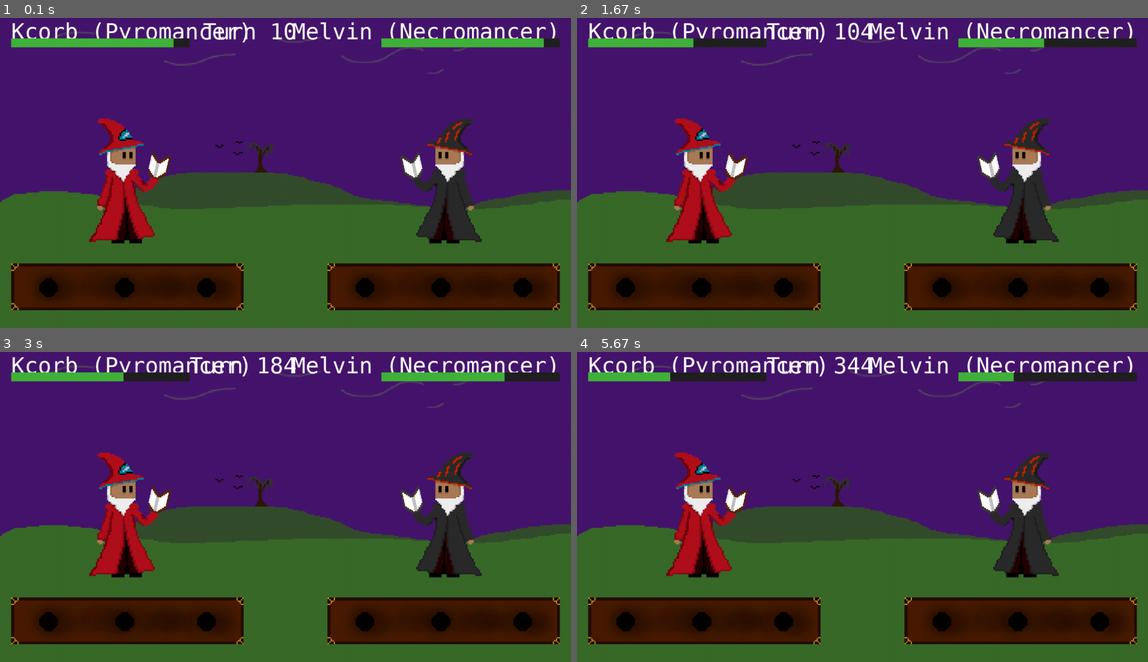
Above: before the commit, frames 1-4 (two rows, left to right).
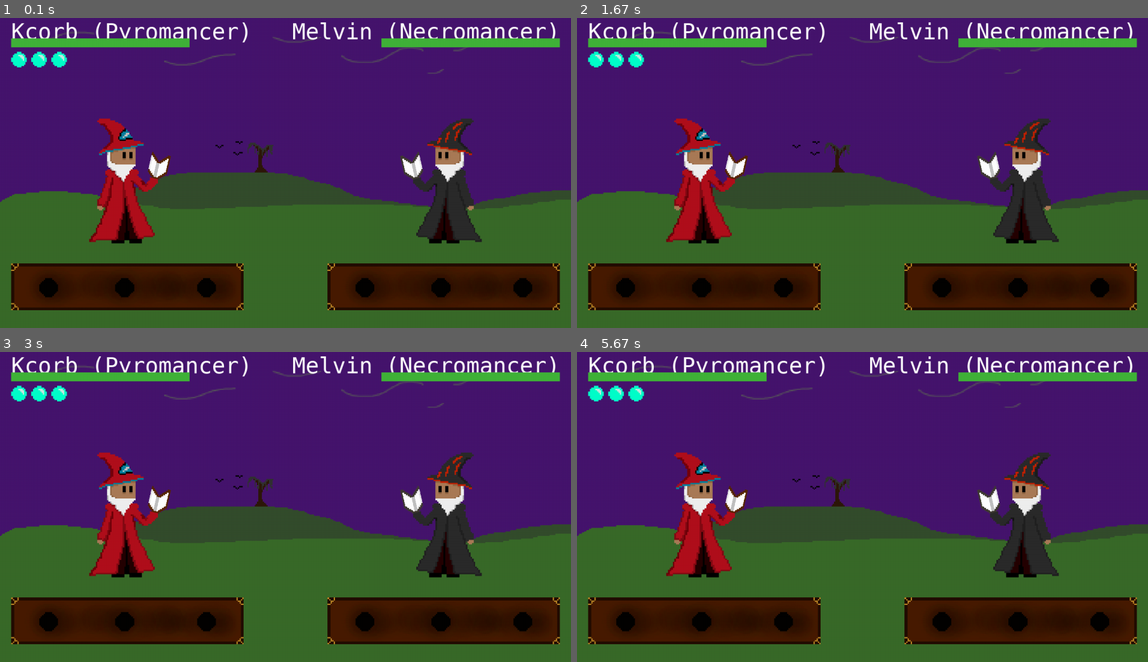
Above: after the commit, the same moments.

Repository: Kcorb0/wizards-pygame
Game: pygame game, started from main.py
Two runs of this game, one before a commit and one after it. Both use one fixed random seed, a clock stepped at 60 frames per second and the inputs below.
Inputs:
- Up to frame 1 (0.1 s): no input
- Up to frame 2 (1.67 s): no input
- Up to frame 3 (3 s): no input
- Up to frame 4 (5.67 s): no input

The runs differ from the first frame. In frame 1, 0.7% of the frame differs, in the area x 1-99%, y 1-16%; in frame 2, 1.5%; in frame 3, 1.3%; in frame 4, 1.8%.

Commit message:
Health system implemented and turns. Also blited assets to the window.

Diff:
--- a/main.py
+++ b/main.py
@@ -16,18 +16,27 @@
 font_casc = pygame.font.SysFont("Cascadia Mono", 50)
 
 
-def mana_orbs():
-    pass
+def mana_orbs(p1_mana, p2_mana):
+
+    mana_orb = pygame.image.load("assets/mana_orb.png")
+    mana_orb_scaled = pygame.transform.scale(
+        mana_orb, [int(mana_orb.get_width() * 0.14), int(mana_orb.get_height() * 0.14)]
+    )
+
+    x = 25
+    for i in range(0, p1_mana):
+        window.blit(mana_orb_scaled, [x, 100])
+        x += 45
 
 
 def health_bar(p1_hp, p2_hp):
-    if p1_hp < 100:
-        bar1_width = 400 * float(f"0.{p1_hp}")
+    if p1_hp < 1:
+        bar1_width = 400 * p1_hp
     else:
         bar1_width = 400
 
-    if p2_hp < 100:
-        bar2_width = 400 * float(f"0.{p2_hp}")
+    if p2_hp < 1:
+        bar2_width = 400 * p2_hp
     else:
         bar2_width = 400
 
@@ -101,6 +110,7 @@
     window.blit(bg, [0, 0])
     players(player1, player2)
     health_bar(player1.health, player2.health)
+    mana_orbs(player1.mana, player2.mana)
     spell_board()
 
 
@@ -118,13 +128,16 @@
         if event.type == pygame.QUIT:
             sys.exit()
 
-    draw_objects(player, enemy)
     update_turn(turn)
-    pygame.display.update()
     turn += 1
 
-    player.health -= 1
-    enemy.health -= 1
-    if player.health < 30 or enemy.health < 30:
-        player.health = rand.randint(31, 99)
-        enemy.health = rand.randint(31, 99)
+    cnt = 0
+    cnt += 1
+    if cnt >= 100:
+        cnt = 0
+        player.mana += 1
+        if player.mana >= 10:
+            player.mana = 0
+
+    draw_objects(player, enemy)
+    pygame.display.update()
--- a/wizards.py
+++ b/wizards.py
@@ -22,7 +22,7 @@
 
 
 class Pyromancer(Wizard):
-    def __init__(self, name, age, speed=55, health=100, mana=3):
+    def __init__(self, name, age, speed=55, health=1, mana=3):
         super().__init__(name, age, speed=speed, health=health, mana=mana)
         self.title = "(Pyromancer)"
         self.sprite = "assets/pyromancer.png"
@@ -32,6 +32,7 @@
         title = "Explosion"
         dmg = 8
         cost = 7
+        card_image = ""
         description = "Massive damage, destroys surroundings and lowers oponents speed."
 
         return [title, dmg, cost, description]
@@ -46,7 +47,7 @@
 
 
 class Necromancer(Wizard):
-    def __init__(self, name, age, speed=40, health=100, mana=3):
+    def __init__(self, name, age, speed=40, health=1, mana=3):
         super().__init__(name, age, speed=speed, health=health, mana=mana)
         self.title = "(Necromancer)"
         self.sprite = "assets/necromancer.png"
